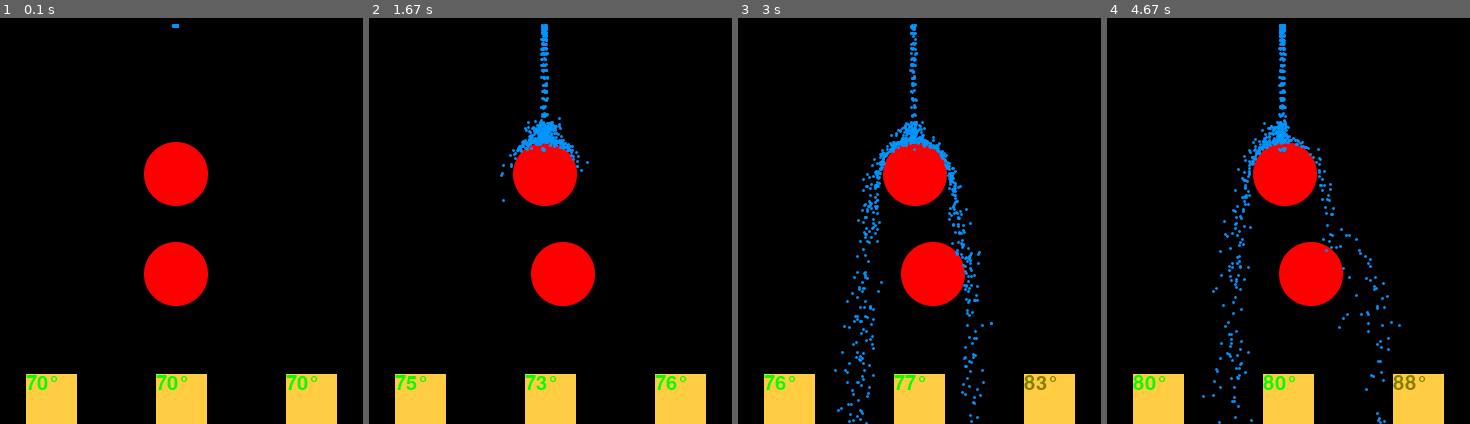
Above: before the commit, frames 1-4 (left to right).
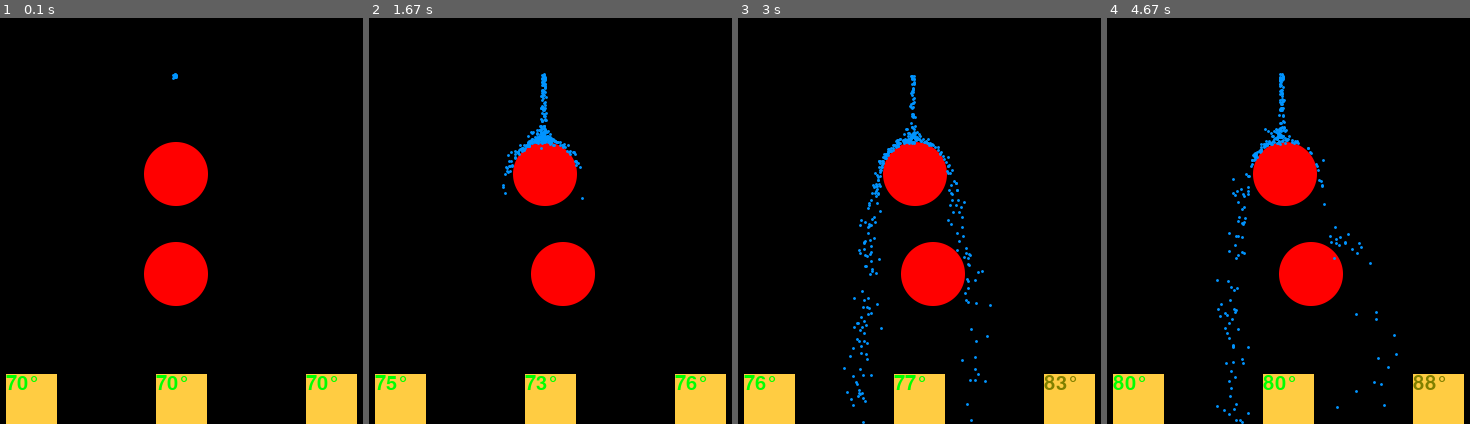
Above: after the commit, the same moments.

Repository: rkibria/Pygame-Community-Easter-Jam-2023
Game: pygame game, started from main.py
Same seed, same stepped clock (60 frames per second), same inputs: the game is played once before the commit and once after it.
Inputs:
- Up to frame 1 (0.1 s): no input
- Up to frame 2 (1.67 s): hold D 0.33-0.8 s; hold D 0.83-1.3 s; hold A from 1.33 s (still down)
- Up to frame 3 (3 s): release A at 1.87 s; hold A 1.9-2.3 s; tap E at 2.05 s; hold D 2.33-2.97 s
- Up to frame 4 (4.67 s): hold A 3-3.47 s; hold D 3.5-3.97 s; tap E at 3.65 s; hold D 4-4.47 s; hold A from 4.5 s (still down)

The runs differ from the first frame. In frame 1, 3.1% of the frame differs, in the area x 1-99%, y 1-100%; in frame 2, 4.0%; in frame 3, 6.0%; in frame 4, 5.5%.

Commit message:
move targets

Diff:
--- a/main.py
+++ b/main.py
@@ -99,7 +99,8 @@
             rect = target["rect"]
             if pos.x >= rect[0] and pos.x <= rect[2] and pos.y >= rect[1] and pos.y <= rect[3]:
                 particle["enabled"] = False
-                continue
+                temp = max(game_state["min_temp"], target["temp"] - game_state["temp_per_particle"])
+                target["temp"] = temp
 
 def draw_particles(surface, particles):
     """Draw all enabled particles"""
@@ -115,20 +116,28 @@
 
 def init_game():
     target_img = pg.image.load("assets/target_1.png").convert_alpha()
+    min_temp = 70.0
+    max_temp = 500.0
     game_state = {
         "particles": [],
         "immobiles": [{"pos": (320, 250)}, {"pos": (320, 150)}],
         "particle_ranges": [],
         "controls": {"dir_1": 0, "dir_2": 0},
         # rect x1,y1,x2,y2
-        "targets": [{"rect": (170, 0, 210, 50), "img": target_img, "temp": 70.0}, # 190
-                    {"rect": (300, 0, 340, 50), "img": target_img, "temp": 70.0}, # 320
-                    {"rect": (430, 0, 470, 50), "img": target_img, "temp": 70.0}, # 450
+        "targets": [{"rect": (150, 0, 190, 50), "img": target_img, "temp": min_temp}, # 190
+                    {"rect": (300, 0, 340, 50), "img": target_img, "temp": min_temp}, # 320
+                    {"rect": (450, 0, 490, 50), "img": target_img, "temp": min_temp}, # 450
                     ],
         "font": pg.font.Font(None, 30),
+        "min_temp": min_temp,
+        "max_temp": max_temp,
+        "temp_per_particle": 0.02,
+        "flow_rate": 0.02,
+        "flow_start": (320, 350),
+        "target_x_range": (190, 450),
     }
 
-    total_particles = 1000
+    total_particles = 500
     particles = game_state["particles"]
     for _ in range(total_particles):
         particles.append(create_particle())
@@ -156,16 +165,16 @@
     return game_state
 
 def update_flow(game_state, idx):
-    flow_rate = 0.02
     particle_range = game_state["particle_ranges"][idx]
     range_start,range_stop = particle_range["range"]
     particles = game_state["particles"]
     for i in range(range_start, range_stop + 1):
         particle = particles[i]
         if not particle["enabled"]:
-            if random.random() < flow_rate:
+            if random.random() < game_state["flow_rate"]:
                 particle["enabled"] = True
-                particle["pos"].update(SCR_WIDTH / 2 + random.randint(-2, 2), 400)
+                particle["pos"].update(game_state["flow_start"])
+                particle["pos"] += Vector2(random.randrange(-2, 2), random.randrange(-2, 2))
                 particle["velocity"].update(random.uniform(-0.1, 0.1), random.uniform(-0.1, 0.1))
     # print(sum(1 if particle["enabled"] else 0 for particle in particles))
 
@@ -198,14 +207,15 @@
 def update_game(surface, game_state, frame):
     particles = game_state["particles"]
     controls = game_state["controls"]
+    target_x_range = game_state["target_x_range"]
 
     if controls["dir_1"] != 0:
         d = controls["dir_1"]
-        particles[0]["pos"].x = pg.math.clamp(particles[0]["pos"].x + d, 200, 400)
+        particles[0]["pos"].x = pg.math.clamp(particles[0]["pos"].x + d, target_x_range[0], target_x_range[1])
 
     if controls["dir_2"] != 0:
         d = controls["dir_2"]
-        particles[1]["pos"].x = pg.math.clamp(particles[1]["pos"].x + d, 200, 400)
+        particles[1]["pos"].x = pg.math.clamp(particles[1]["pos"].x + d, target_x_range[0], target_x_range[1])
 
     update_flow(game_state, 0)
     update_targets(game_state, frame)
@@ -242,9 +252,6 @@
     screen = pg.display.set_mode(SCR_SIZE, flags=pg.SCALED)
     pg.display.set_caption("Pastel Particle Overdose")
     clock = pg.time.Clock()
-
-    # font = pg.font.Font(None, 30)
-    # TEXT_COLOR = (200, 200, 230)
 
     game_state = init_game()
 
